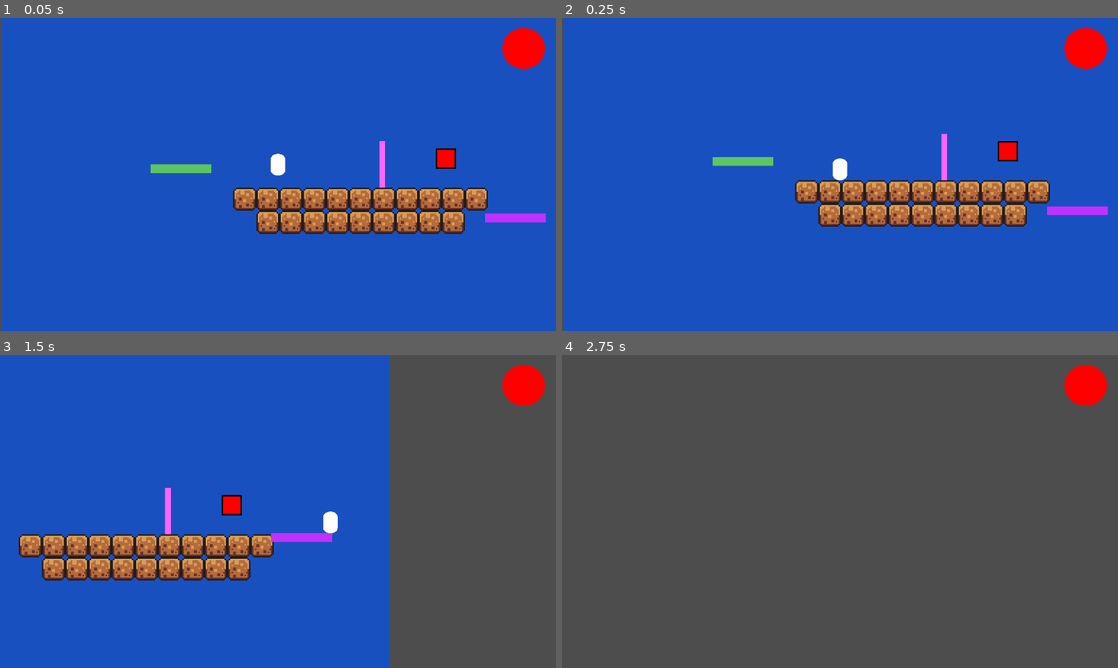
Above: before the commit, frames 1-4 (two rows, left to right).
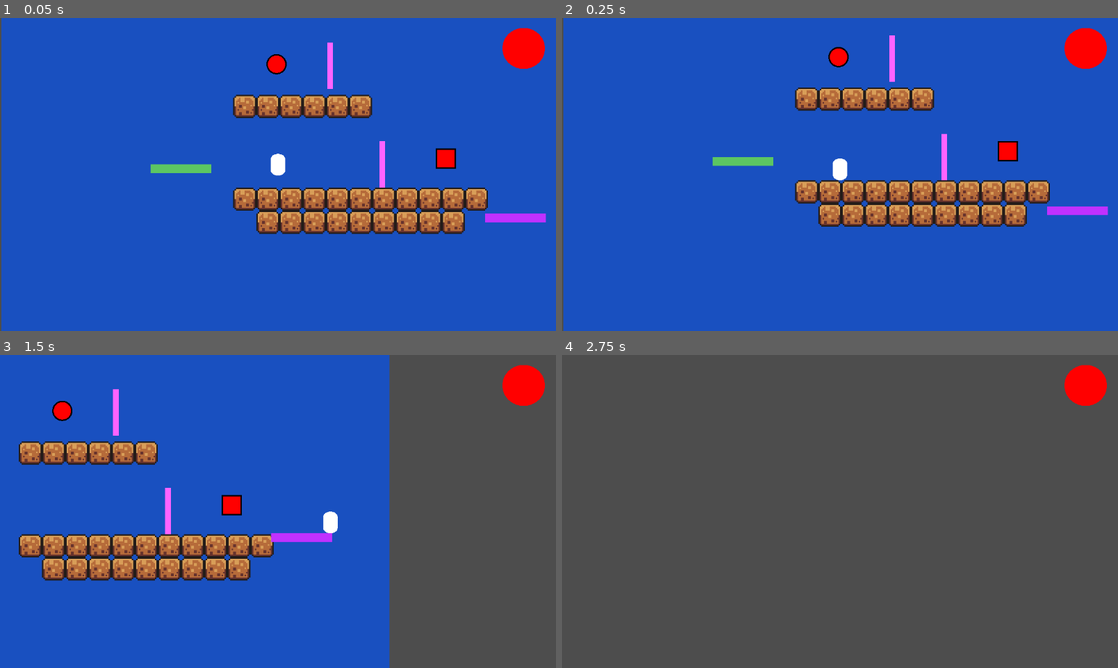
Above: after the commit, the same moments.

Repository: Highlighter56/ReplayMod
Game: Godot game, scene res://scenes/levels/level_base_plate.tscn
Two runs of this game, one before a commit and one after it. Both use one fixed random seed, a clock stepped at 60 frames per second and the inputs below.
Inputs:
- Up to frame 1 (0.05 s): no input
- Up to frame 2 (0.25 s): no input
- Up to frame 3 (1.5 s): hold D (move_right) from 0.53 s (still down); tap E (interact) at 0.6, 1.35 s; tap Space (jump) at 0.77 s
- Up to frame 4 (2.75 s): tap Space (jump) at 1.52 s; release D (move_right) at 2.03 s; hold A (move_left) from 2.03 s (still down); tap P (play) at 2.1 s; tap E (interact) at 2.3 s

The runs differ from the first frame. In frame 1, 2.2% of the frame differs, in the area x 41-67%, y 7-32%; in frame 2, 2.1%; in frame 3, 2.2%, in the area x 3-29%, y 10-36%; in frame 4, nothing differs.

Commit message:
Working Buttons that Player can interact with

Diff:
--- a/scenes/button.tscn
+++ b/scenes/button.tscn
@@ -28,3 +28,5 @@
 modulate = Color(0, 0, 0, 1)
 z_index = -1
 mesh = SubResource("SphereMesh_enmpg")
+
+[connection signal="body_exited" from="." to="." method="_on_body_exited"]
--- a/scenes/levels/level_base_plate.tscn
+++ b/scenes/levels/level_base_plate.tscn
@@ -7,6 +7,7 @@
 [ext_resource type="PackedScene" uid="uid://bw05ptiq1efv" path="res://scenes/player.tscn" id="5_ychxe"]
 [ext_resource type="PackedScene" uid="uid://tqd4wxiaqbdb" path="res://scenes/switch.tscn" id="6_stux0"]
 [ext_resource type="PackedScene" uid="uid://hq2cw5kp71ak" path="res://scenes/gate.tscn" id="7_p6p03"]
+[ext_resource type="PackedScene" uid="uid://7gmvc5t3dav1" path="res://scenes/button.tscn" id="8_i7u2o"]
 [ext_resource type="PackedScene" uid="uid://bd8tve4dvpltq" path="res://scenes/platform.tscn" id="8_l5a4g"]
 [ext_resource type="PackedScene" uid="uid://d1bsahw05hva1" path="res://scenes/glass.tscn" id="9_la4yo"]
 
@@ -474,7 +475,7 @@
 
 [node name="Mid_Ground" type="TileMapLayer" parent="TileMaps"]
 use_parent_material = true
-tile_map_data = PackedByteArray("AAD+/wEAAQAAAAEAAAD//wEAAQA …(255 unchanged characters)… AAAAEAAAACAAEAAQAAAAEAAAABAAEAAQAAAAEAAAA=")
+tile_map_data = PackedByteArray("AAD+/wEAAQAAAAEAAAD//wEAAQA …(255 unchanged characters)… AAAAEAAAACAAEAAQAAAAEAAAABAAEAAQAAAAEAAAD9//3/AQAAAAEAAAD+//3/AQAAAAEAAAD///3/AQAAAAEAAAAAAP3/AQAAAAEAAAABAP3/AQAAAAEAAAACAP3/AQAAAAEAAAA=")
 tile_set = SubResource("TileSet_hcpa0")
 
 [node name="Interactables" type="Node2D" parent="."]
@@ -504,6 +505,19 @@
 position = Vector2(55, -8)
 trigger = NodePath("../Switch")
 
+[node name="Group2" type="Node2D" parent="Interactables"]
+
+[node name="Button" parent="Interactables/Group2" instance=ExtResource("8_i7u2o")]
+position = Vector2(-18, -69)
+
+[node name="Gate" parent="Interactables/Group2" node_paths=PackedStringArray("trigger") instance=ExtResource("7_p6p03")]
+position = Vector2(19, -60)
+trigger = NodePath("../Button")
+
+[node name="Gate2" parent="Interactables/Group2" node_paths=PackedStringArray("trigger") instance=ExtResource("7_p6p03")]
+position = Vector2(19, -76)
+trigger = NodePath("../Button")
+
 [node name="Folder_Platforms" type="Node2D" parent="."]
 
 [node name="Platform" parent="Folder_Platforms" instance=ExtResource("8_l5a4g")]
@@ -521,5 +535,6 @@
 position = Vector2(-84, 3)
 
 [connection signal="interactable_trigger" from="Game_Manager" to="Interactables/Group1/Switch" method="_on_game_manager_interactable_trigger"]
+[connection signal="interactable_trigger" from="Game_Manager" to="Interactables/Group2/Button" method="_on_game_manager_interactable_trigger"]
 [connection signal="interact" from="Record_Manager/Recorded_Run" to="Game_Manager" method="_on_interact"]
 [connection signal="interact" from="Player" to="Game_Manager" method="_on_interact"]
--- a/scripts/button.gd
+++ b/scripts/button.gd
@@ -13,7 +13,6 @@
 func _ready() -> void:
 # Setting Initial Color
 	setColor()
-	#print(collision_shape.shape.radius)
 
 
 func setColor():
@@ -23,10 +22,21 @@
 		face.modulate = Color("Red")
 
 
-func _on_game_manager_interactable_trigger(origin: Vector2) -> void:
-	#print("Switch Signal Received")
-	#print(origin, position, abs(position.distance_to(origin)))
+func _on_game_manager_interactable_trigger(origin: Vector2, is_being_pressed:bool) -> void:
+	print(is_being_pressed)
+# If signal is within range
 	if abs(position.distance_to(origin)) <= range:
-		state = !state
+		#print("Within Range")
+	# If signaling pressed
+		if is_being_pressed:
+			state = true
+	# If signaling released
+		else:
+			state = false
+	# Sets color regardless if pressed or released
 		setColor()
-	#receiver.trigger(state)
+
+# If
+func _on_body_exited(body: Node2D) -> void:
+	state = false
+	setColor()
Not shown: 1 places in scenes/levels/level_base_plate.tscn that only renumber resources
